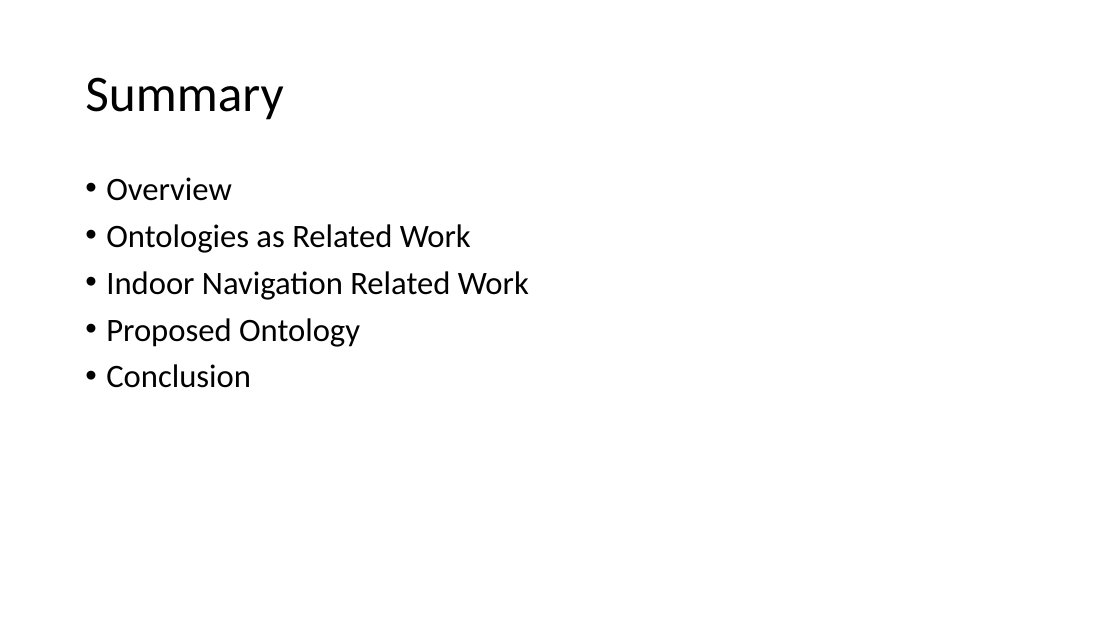
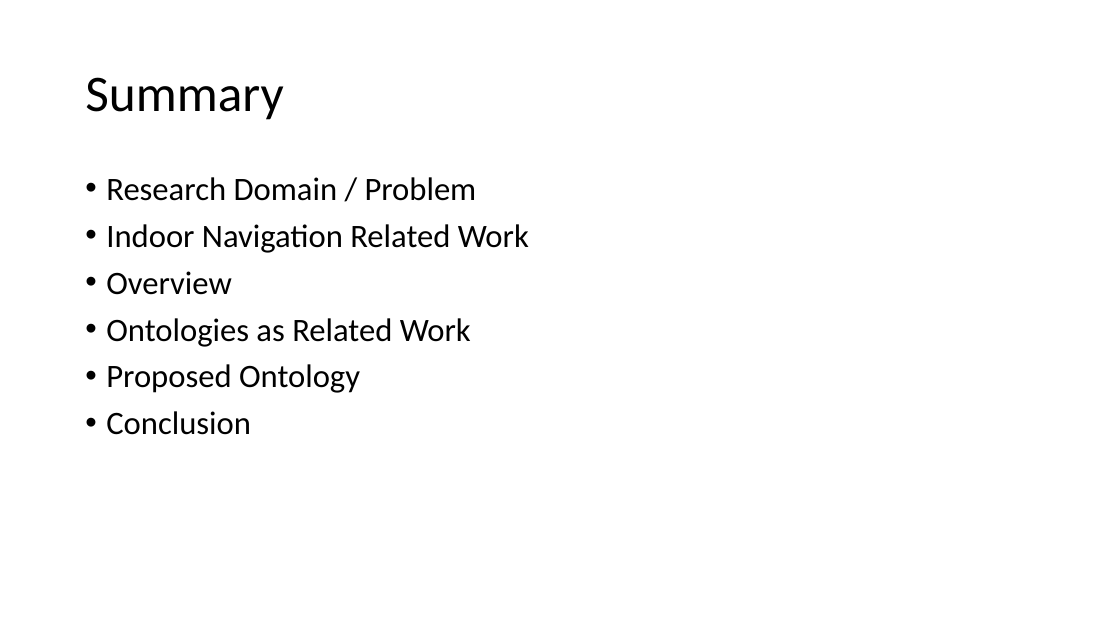
Before and after one commit to rodsnjr/vision_ontology, a slide deck: slide 2 of presentation.pptx. Drawn at 1120x630 pixels with LibreOffice and Linux fonts; fonts in the diff are those of the drawing. Boxes give left, top, right and bottom in pixels: in the first picture for what was removed or moved away, otherwise in the second. Text is boxed around its words. In the diff, an @@ line names an element or a change of style, - is before the commit and + after.

Commit message:
presentation

```diff
--- a/presentation.pptx
+++ b/presentation.pptx
@@ text at bbox=[106, 177, 529, 253]: paragraphs added @@
+• Research Domain / Problem
+• Indoor Navigation Related Work
@@ text at bbox=[106, 271, 529, 300]: paragraph removed @@
-• Indoor Navigation Related Work
```
Also in this commit, not shown: 1 other slide changed, 1 slide added.
